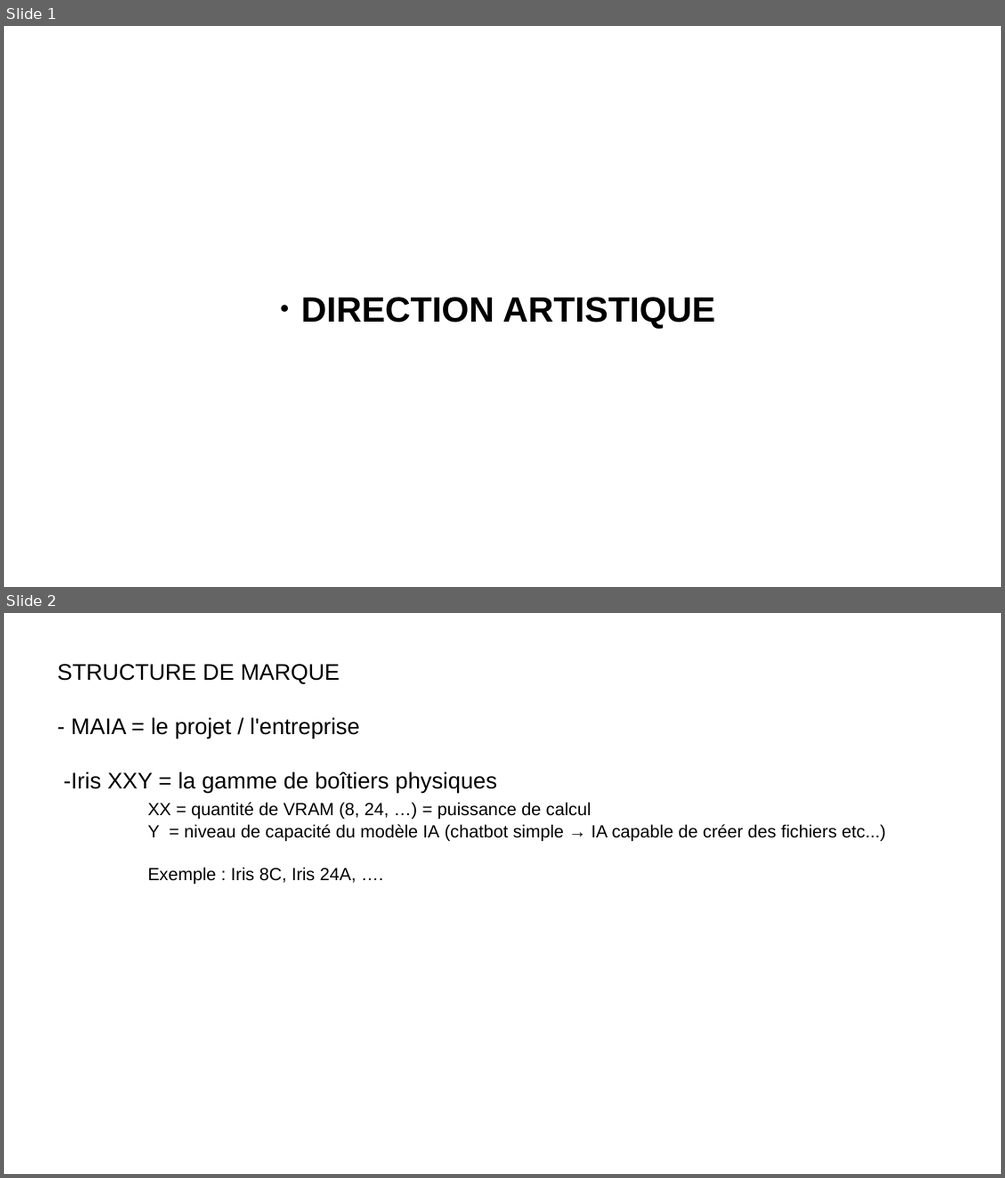
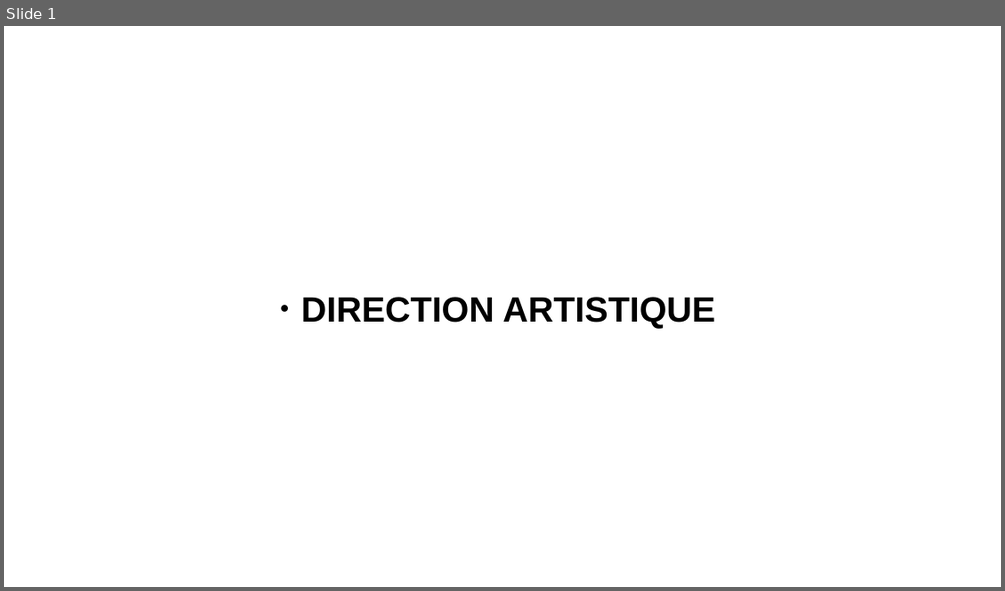
Before and after one commit to LucasAurouet/jaden-project, a slide deck: assets/slides_da.odp. Shown one above the other, each under a label of ours: slides 1 and 2 before the commit, slide 1 after it. The pictures are 1005x1178 and 1005x591 pixels, drawn with LibreOffice and Linux fonts; fonts in the diff are those of the drawing. Boxes give left, top, right and bottom in pixels: in the first picture for what was removed or moved away, otherwise in the second. Text is boxed around its words. In the diff, an @@ line names an element or a change of style, - is before the commit and + after.

```diff
--- a/assets/slides_da.odp
+++ b/assets/slides_da.odp
@@ slide 2 removed at bbox=[4, 613, 1001, 1174], background #FFFFFF @@
@@ text removed at bbox=[57, 664, 885, 884] @@
-STRUCTURE DE MARQUE
-- MAIA = le projet / l'entreprise
--Iris XXY = la gamme de boîtiers physiques
-XX = quantité de VRAM (8, 24, …) = puissance de calcul
-Y = niveau de capacité du modèle IA (chatbot simple → IA capable de créer des fichiers etc...)
-Exemple : Iris 8C, Iris 24A, ….
```
Also in this commit, not shown: 2 slides changed, 3 other slides removed, 26 other files.
